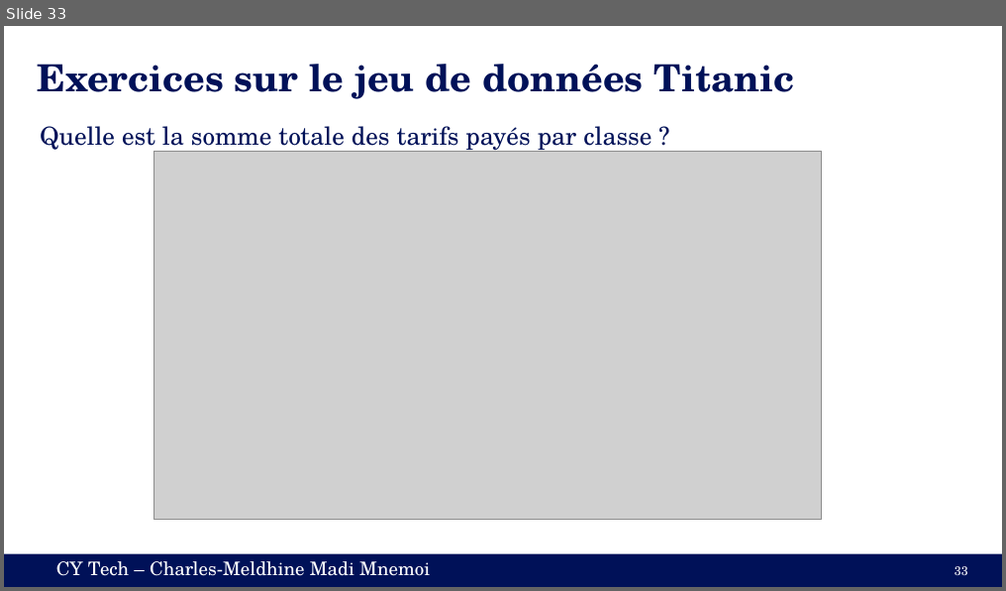
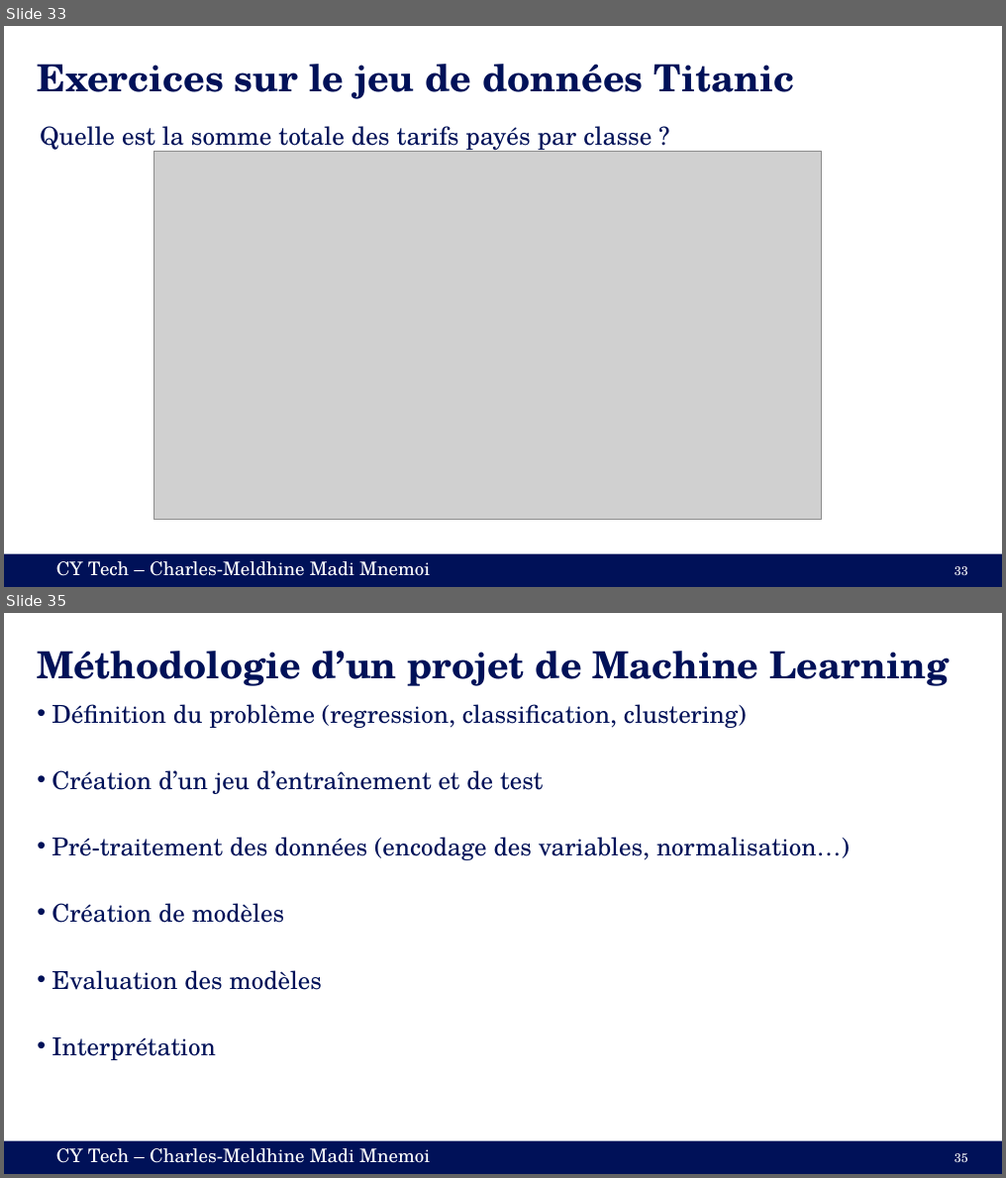
Before and after one commit to cmnemoi/cytech_sparks, a slide deck: presentation.pptx. Shown one above the other, each under a label of ours: slide 33 before the commit, slides 33 and 35 after it; the slides between them are not shown. The pictures are 1006x591 and 1006x1178 pixels, drawn with LibreOffice and Linux fonts; fonts in the diff are those of the drawing; grey boxes stand for pictures. Boxes give left, top, right and bottom in pixels: in the first picture for what was removed or moved away, otherwise in the second. Text is boxed around its words. In the diff, an @@ line names an element or a change of style, - is before the commit and + after.

Commit message:
Add Machine Learning part (#12)
* Add slides on machine learning

* feat: Push a notebook draft on MLLib

* Update MLLib notebook

* Update dependencies

---------

```diff
--- a/presentation.pptx
+++ b/presentation.pptx
@@ slide 35 added at box(4, 613, 1002, 1174), background #FFFFFF; not listed: 2 template elements that a slide beside it also shows @@
@@ title added at box(37, 651, 948, 686), 36 pt, text #001158, bold @@
+Méthodologie d’un projet de Machine Learning
@@ text added at box(52, 704, 849, 1060), 23.8 pt, text #001158 @@
+• Définition du problème (regression, classification, clustering)
+• Création d’un jeu d’entraînement et de test
+• Pré-traitement des données (encodage des variables, normalisation…)
+• Création de modèles
+• Evaluation des modèles
+• Interprétation
@@ page number added at box(954, 1154, 968, 1162), 12 pt, text #FFFFFF @@
+35
```
Also in this commit, not shown: 1 slide changed, 2 other slides added, 2 other files.
